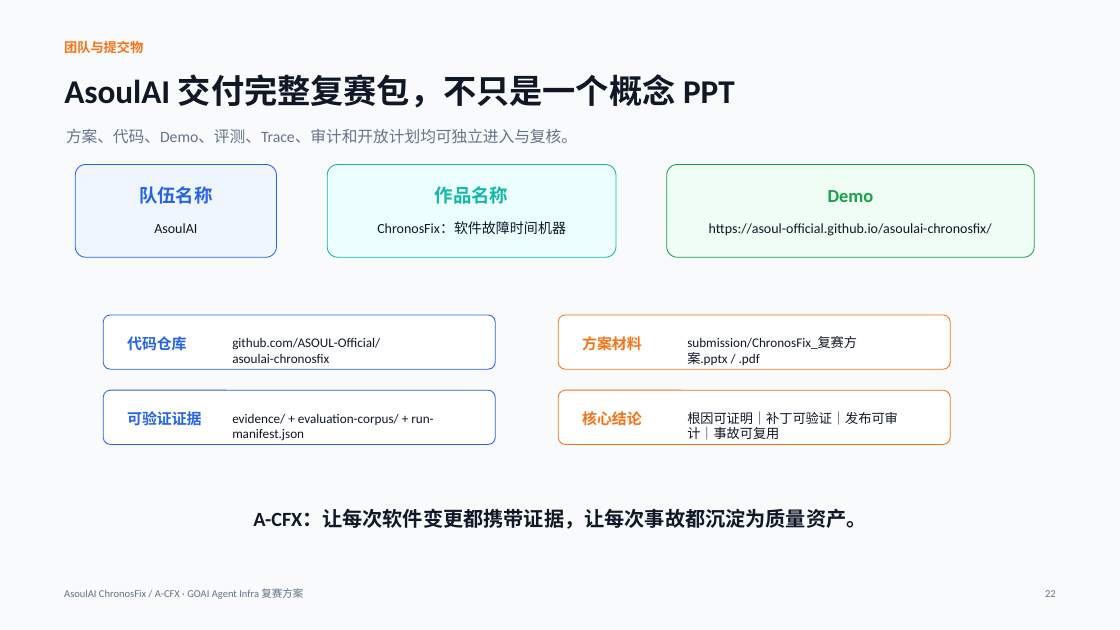
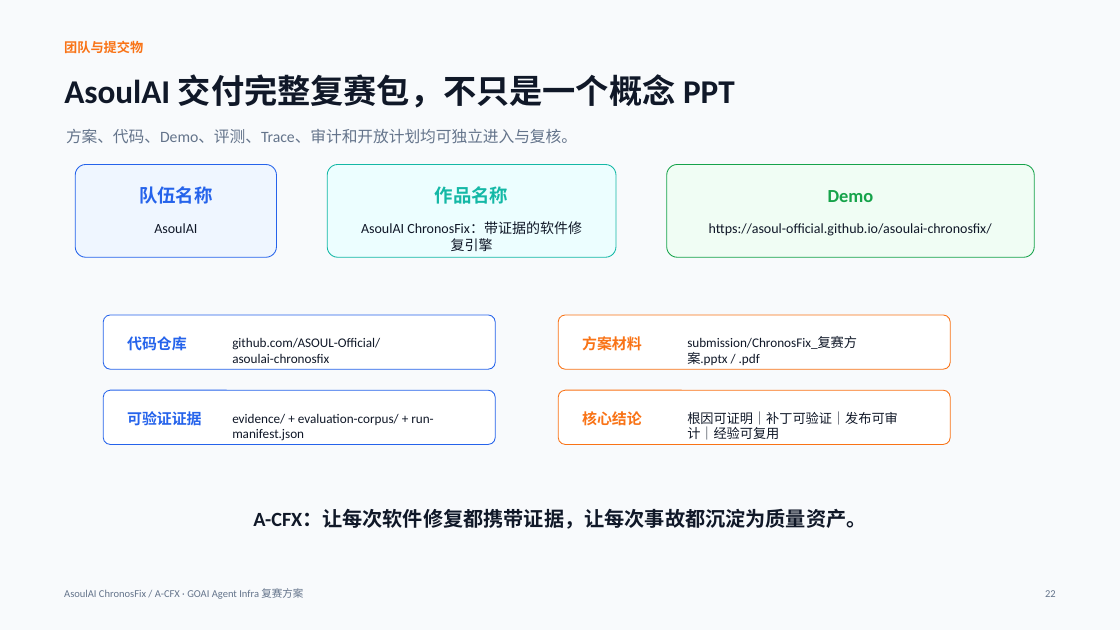
Before and after one commit to ASOUL-Official/asoulai-chronosfix, a slide deck: slide 22 of submission/ChronosFix_复赛方案.pptx. Drawn at 1120x630 pixels with LibreOffice and Linux fonts; fonts in the diff are those of the drawing. Boxes give left, top, right and bottom in pixels: in the first picture for what was removed or moved away, otherwise in the second. Text is boxed around its words. In the diff, an @@ line names an element or a change of style, - is before the commit and + after.

```diff
--- a/submission/ChronosFix_复赛方案.pptx
+++ b/submission/ChronosFix_复赛方案.pptx
@@ text at (361,221,582,251): text changed @@
-ChronosFix：软件故障时间机器
+AsoulAI ChronosFix：带证据的软件修复引擎
@@ text at (687,411,898,440): text changed @@
-根因可证明｜补丁可验证｜发布可审计｜事故可复用
+根因可证明｜补丁可验证｜发布可审计｜经验可复用
@@ text at (253,509,866,529): text changed @@
-A-CFX：让每次软件变更都携带证据，让每次事故都沉淀为质量资产。
+A-CFX：让每次软件修复都携带证据，让每次事故都沉淀为质量资产。
```
Also in this commit, not shown: 11 other slides changed, 12 other files.
